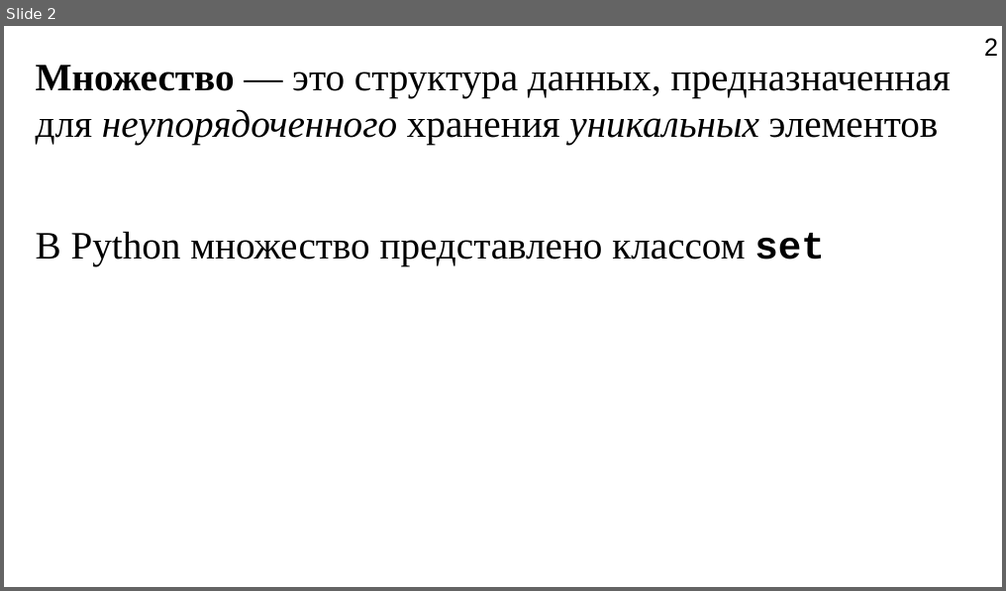
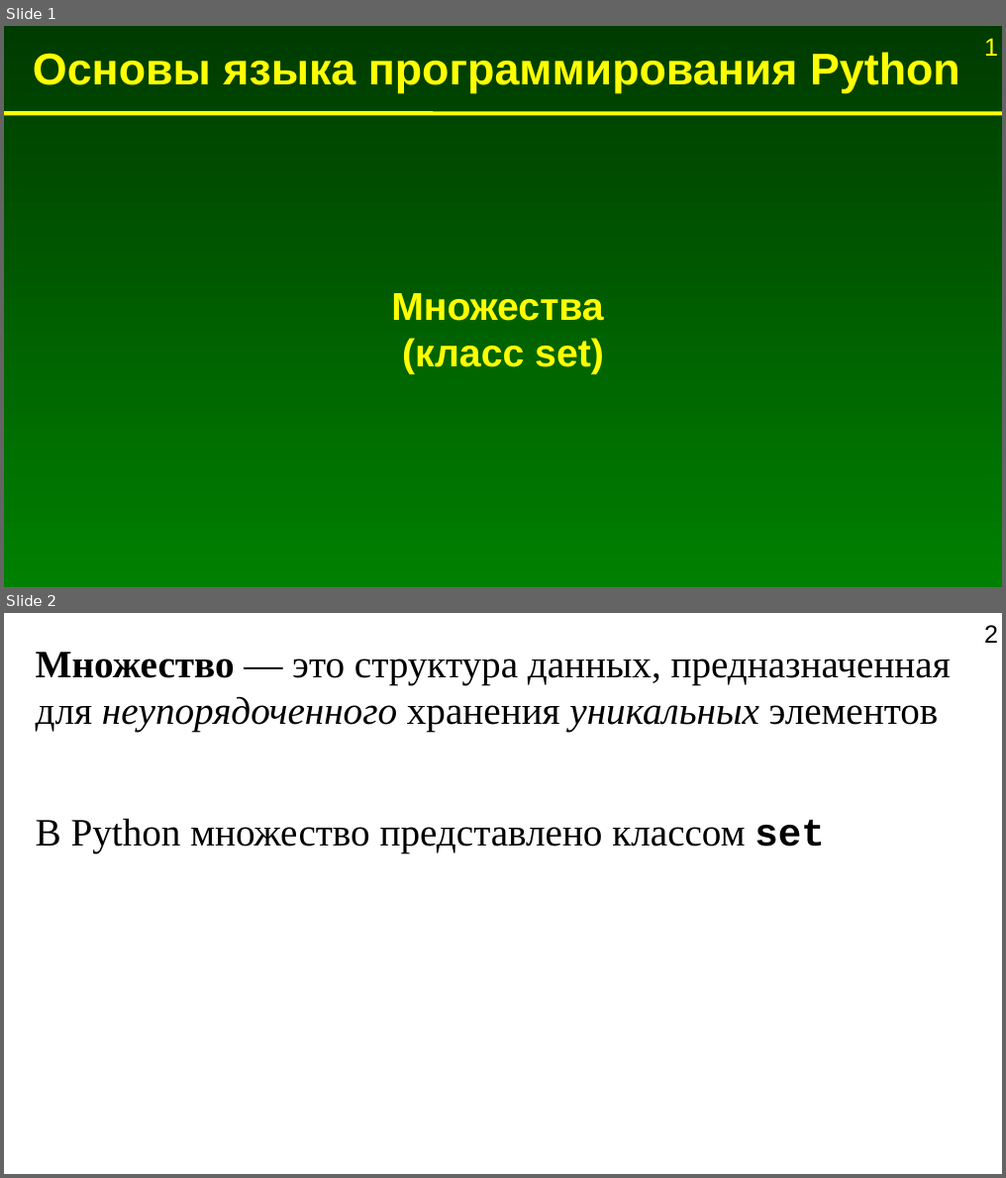
Before and after one commit to Jenyay/modelling, a slide deck: python language/presentations/06. Basic data structures. Sets.odp. Shown one above the other, each under a label of ours: slide 2 before the commit, slides 1 and 2 after it. The pictures are 1006x591 and 1006x1178 pixels, drawn with LibreOffice and Linux fonts; fonts in the diff are those of the drawing. Boxes give left, top, right and bottom in pixels: in the first picture for what was removed or moved away, otherwise in the second. Text is boxed around its words. In the diff, an @@ line names an element or a change of style, - is before the commit and + after.

Commit message:
Оформительские исправления в презентациях про Python

```diff
--- a/python language/presentations/06. Basic data structures. Sets.odp
+++ b/python language/presentations/06. Basic data structures. Sets.odp
@@ slide 1 added at <box>4,26,1002,587</box>, background gradient #003B00 to #008000; not listed: 1 template element that a slide beside it also shows @@
@@ text added at <box>33,52,960,93</box>, 32 pt, text #FFFF00, bold @@
+Основы языка программирования Python
@@ line added from (4, 114) to (1002, 114), #FFFF00 3 pt @@
@@ text added at <box>391,293,604,374</box>, 28 pt, text #FFFF00, bold @@
+Множества
+(класс set)
```
Also in this commit, not shown: 1 slide removed, 11 other files.
